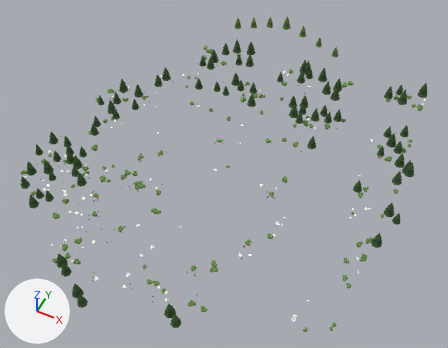
Two versions of the glTF model assets/models/greystone/reference_v5/vegetation.glb, one commit apart.
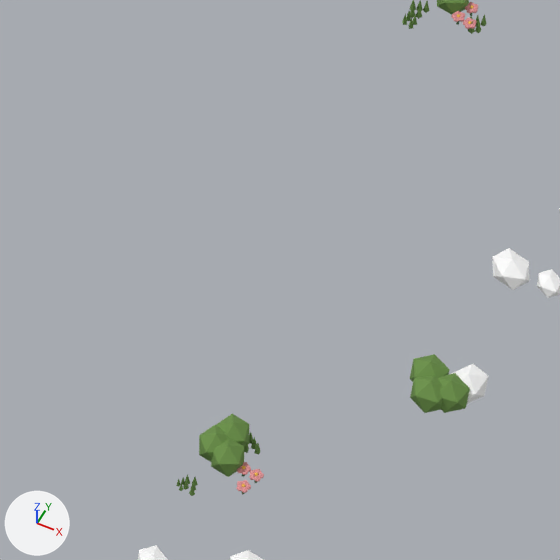
The first picture shows the older version from a 50 mm camera at (50.1, -86.7, 122.7) aimed at (4.4, 4.7, 8.5). The close-ups show the older and then the newer version on the part from 50% to 63% of the width and 56% to 73% of the height of that picture. Only the edits that show in the close-ups are written down. Lighting does not change. The marker at lower left points along +X, +Y and +Z. Where no turn or scale is listed for an object, it has been applied to the vertices.

Objects in the first close-up: 'GardenStone.004', 'GardenStone.065', 'GroundShrub.086', 'Shrub.007' and 12 more.
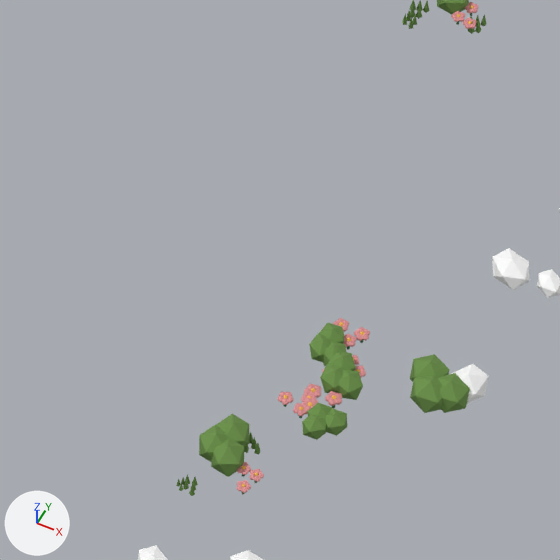
The change in detail:
Mesh me_courtyard_bed_weaponeast is new.
It has 1692 vertices, 2844 faces and spans x 17.49..19.4, y -6.83..-3.16, z 3.04..3.84.
Faces by material slot: [180, 504, 1800, 360].
It uses material mat_g04_leaf_light (green #6b9147).
It uses material mat_g04_leaf (dark green #3d6e3d).
It uses material mat_g04_flower (pink #de9194).
It uses material mat_g04_gold (orange #f2b84c).
Object 'Courtyard_Bed_WeaponEast' (ob_courtyard_bed_weaponeast) is new; it shows me_courtyard_bed_weaponeast.
Its location is (0.0, 0.0, 0.0).

Location of each change, [x1, y1, x2, y2] in pixels of the close-ups (560 x 560 px):
'Courtyard_Bed_WeaponEast', added
    after: [277, 318, 370, 440]
    faces in mat_g04_leaf_light (green #6b9147): [302, 322, 363, 440]
    faces in mat_g04_flower (pink #de9194): [277, 318, 370, 416]
